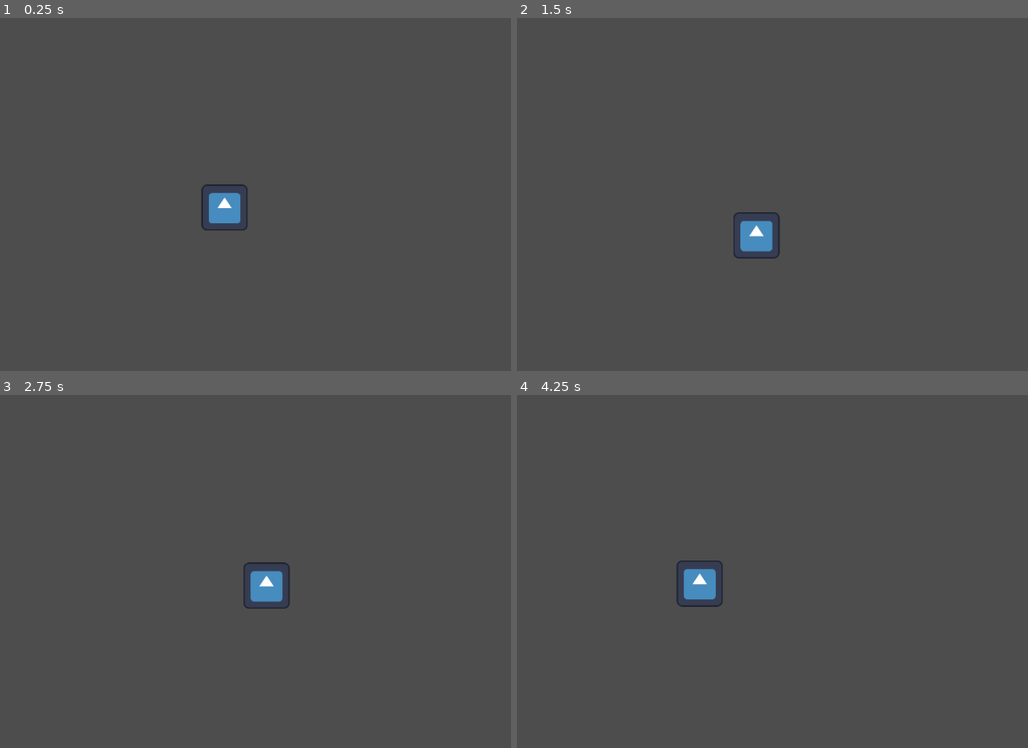
Above: before the commit, frames 1-4 (two rows, left to right).
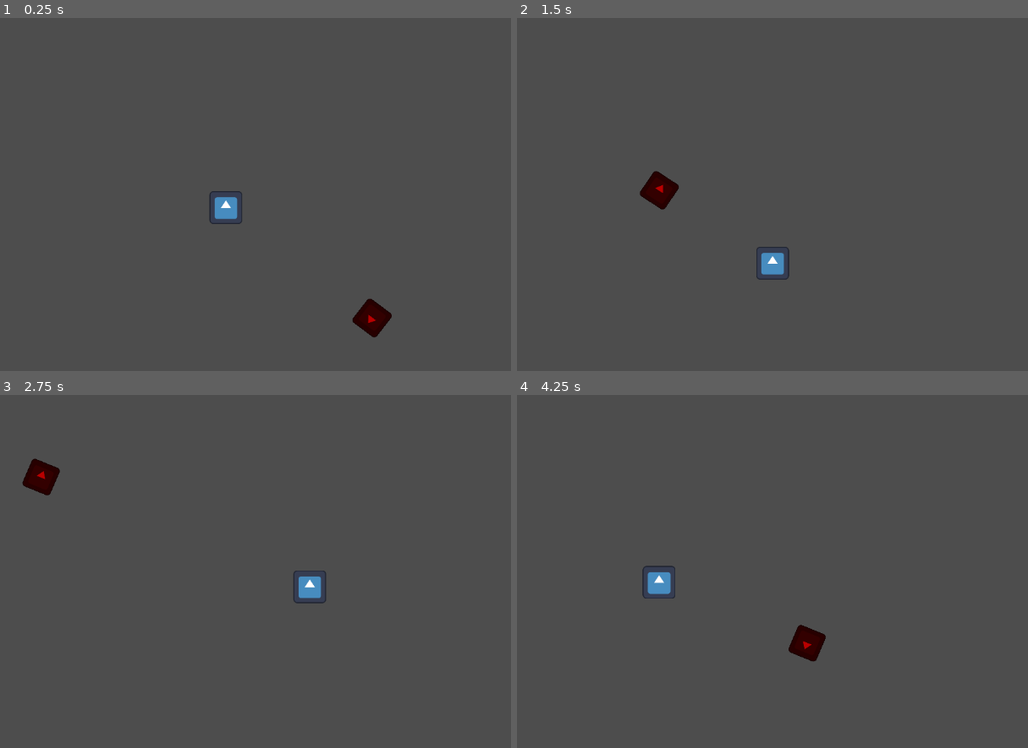
Above: after the commit, the same moments.

Repository: sirnugget-official/untitled-game-jam-2023
Game: Godot game, scene res://Scenes/World.tscn
Two runs of this game, one before a commit and one after it. Both use one fixed random seed, a clock stepped at 60 frames per second and the inputs below. Before the commit the project starts from res://World.tscn. The engine's default icon, where the game draws it, is replaced by a stand-in: a white triangle on a blue panel in a dark square.
Inputs:
- Up to frame 1 (0.25 s): no input
- Up to frame 2 (1.5 s): hold Right (right) 0.53-1.28 s; hold Down (down) from 1.28 s (still down)
- Up to frame 3 (2.75 s): release Down (down) at 2.03 s; hold Right (right) from 2.03 s (still down)
- Up to frame 4 (4.25 s): release Right (right) at 2.78 s; hold Up (up) 2.78-3.53 s; hold A (left) from 3.53 s (still down)

The runs differ from the first frame. In frame 1, 1.0% of the frame differs, in the area x 39-77%, y 47-91%; in frame 2, 1.6%; in frame 3, 1.6%; in frame 4, 1.6%, in the area x 24-61%, y 46-76%.

Commit message:
Auto stash before merge of "master" and "origin/master"e

Diff:
--- /dev/null
+++ b/Area2D.gd
@@ -0,0 +1,36 @@
+extends Area2D
+
+signal hit
+
+@export var speed = 400 # How fast the player will move (pixels/sec).
+var screen_size # Size of the game window.
+
+func _ready():
+	screen_size = get_viewport_rect().size
+	hide()
+
+func _process(delta):
+	var velocity = Vector2.ZERO # The player's movement vector.
+	if Input.is_action_pressed("right"):
+		velocity.x += 1
+	if Input.is_action_pressed("left"):
+		velocity.x -= 1
+	if Input.is_action_pressed("down"):
+		velocity.y += 1
+	if Input.is_action_pressed("up"):
+		velocity.y -= 1
+
+	position += velocity * delta
+	position = position.clamp(Vector2.ZERO, screen_size)
+
+
+func _on_body_entered(body):
+	hide() # Player disappears after being hit.
+	hit.emit()
+	# Must be deferred as we can't change physics properties on a physics callback.
+	$CollisionShape2D.set_deferred("disabled", true)
+
+func start(pos):
+	position = pos
+	show()
+	$CollisionShape2D.disabled = false
--- a/Player.gd
+++ b/Player.gd
@@ -1,4 +1,6 @@
 extends CharacterBody2D
+
+class_name PlayerCharacter
 
 @export var speed = 400
 
@@ -6,6 +8,6 @@
 	var input_direction = Input.get_vector("left", "right", "up", "down")
 	velocity = input_direction * speed
 
-func _physics_process(delta):
+func _physics_process(_delta):
 	get_input()
 	move_and_slide()
--- /dev/null
+++ b/Scenes/Mob.tscn
@@ -0,0 +1,38 @@
+[gd_scene load_steps=4 format=3 uid="uid://253fhiedxu1"]
+
+[ext_resource type="Texture2D" uid="uid://drcs6i67d0wam" path="res://icon.svg" id="1_p2hhp"]
+
+[sub_resource type="GDScript" id="GDScript_0ik0t"]
+script/source = "extends CharacterBody2D
+
+class_name Enemy
+
+var health : float = 100.0
+var speed : float = 200.0
+var target : PlayerCharacter
+
+func _physics_process(delta):
+	if target == null: target = get_tree().get_nodes_in_group(\"Player\")[0]
+	if target != null:
+		velocity = position.direction_to(target.position) * speed
+		move_and_slide()
+		look_at(target.global_position)
+"
+
+[sub_resource type="CircleShape2D" id="CircleShape2D_1efxa"]
+radius = 13.0384
+
+[node name="Enemy" type="CharacterBody2D" groups=["Enemy"]]
+script = SubResource("GDScript_0ik0t")
+
+[node name="Sprite2D" type="Sprite2D" parent="."]
+modulate = Color(0.72549, 0, 0, 1)
+scale = Vector2(0.2, 0.2)
+texture = ExtResource("1_p2hhp")
+
+[node name="CollisionShape2D" type="CollisionShape2D" parent="."]
+shape = SubResource("CircleShape2D_1efxa")
+
+[node name="Timer" type="Timer" parent="."]
+
+[connection signal="timeout" from="Timer" to="." method="_on_timer_timeout"]
--- /dev/null
+++ b/Scenes/Player.tscn
@@ -0,0 +1,24 @@
+[gd_scene load_steps=4 format=3 uid="uid://cr114ejqeqje8"]
+
+[ext_resource type="Script" path="res://Player.gd" id="1_7j6se"]
+[ext_resource type="Texture2D" uid="uid://drcs6i67d0wam" path="res://icon.svg" id="2_jfvbs"]
+
+[sub_resource type="RectangleShape2D" id="RectangleShape2D_l25ao"]
+size = Vector2(28, 28)
+
+[node name="Player" type="CharacterBody2D" groups=["Player"]]
+script = ExtResource("1_7j6se")
+
+[node name="Sprite2D" type="Sprite2D" parent="."]
+position = Vector2(1.1, 0)
+scale = Vector2(0.217188, 0.223)
+texture = ExtResource("2_jfvbs")
+
+[node name="CollisionShape2D" type="CollisionShape2D" parent="."]
+position = Vector2(1, 0)
+shape = SubResource("RectangleShape2D_l25ao")
+
+[node name="Camera2D" type="Camera2D" parent="."]
+zoom = Vector2(2, 2)
+position_smoothing_enabled = true
+rotation_smoothing_enabled = true
--- /dev/null
+++ b/Scenes/World.tscn
@@ -0,0 +1,13 @@
+[gd_scene load_steps=3 format=3 uid="uid://bu1gbedx3jyrv"]
+
+[ext_resource type="PackedScene" uid="uid://cr114ejqeqje8" path="res://Scenes/Player.tscn" id="2_lm324"]
+[ext_resource type="PackedScene" uid="uid://253fhiedxu1" path="res://Scenes/Mob.tscn" id="2_qtgpg"]
+
+[node name="World" type="Node2D"]
+scale = Vector2(1.00612, 0.988372)
+
+[node name="Player" parent="." instance=ExtResource("2_lm324")]
+position = Vector2(106, 65)
+
+[node name="Enemy" parent="." instance=ExtResource("2_qtgpg")]
+position = Vector2(270.346, 191.224)
--- a/World.tscn
+++ /dev/null
@@ -1,23 +0,0 @@
-[gd_scene load_steps=4 format=3 uid="uid://dheu2h1df6amm"]
-
-[ext_resource type="Script" path="res://Player.gd" id="1_va85i"]
-[ext_resource type="Texture2D" uid="uid://drcs6i67d0wam" path="res://icon.svg" id="2_er6so"]
-
-[sub_resource type="RectangleShape2D" id="RectangleShape2D_2ploi"]
-size = Vector2(78, 80)
-
-[node name="Node2D" type="Node2D"]
-
-[node name="CharacterBody2D" type="CharacterBody2D" parent="."]
-script = ExtResource("1_va85i")
-
-[node name="Sprite2D" type="Sprite2D" parent="CharacterBody2D"]
-scale = Vector2(0.617188, 0.617188)
-texture = ExtResource("2_er6so")
-
-[node name="CollisionShape2D" type="CollisionShape2D" parent="CharacterBody2D"]
-shape = SubResource("RectangleShape2D_2ploi")
-
-[node name="Camera2D" type="Camera2D" parent="CharacterBody2D"]
-position_smoothing_enabled = true
-rotation_smoothing_enabled = true
--- a/project.godot
+++ b/project.godot
@@ -11,7 +11,7 @@
 [application]
 
 config/name="Untitled-game-jam-2023"
-run/main_scene="res://World.tscn"
+run/main_scene="res://Scenes/World.tscn"
 config/features=PackedStringArray("4.1", "GL Compatibility")
 config/icon="res://icon.svg"
 
Binary file added: wall.png
Not shown, added: wall.png.import
